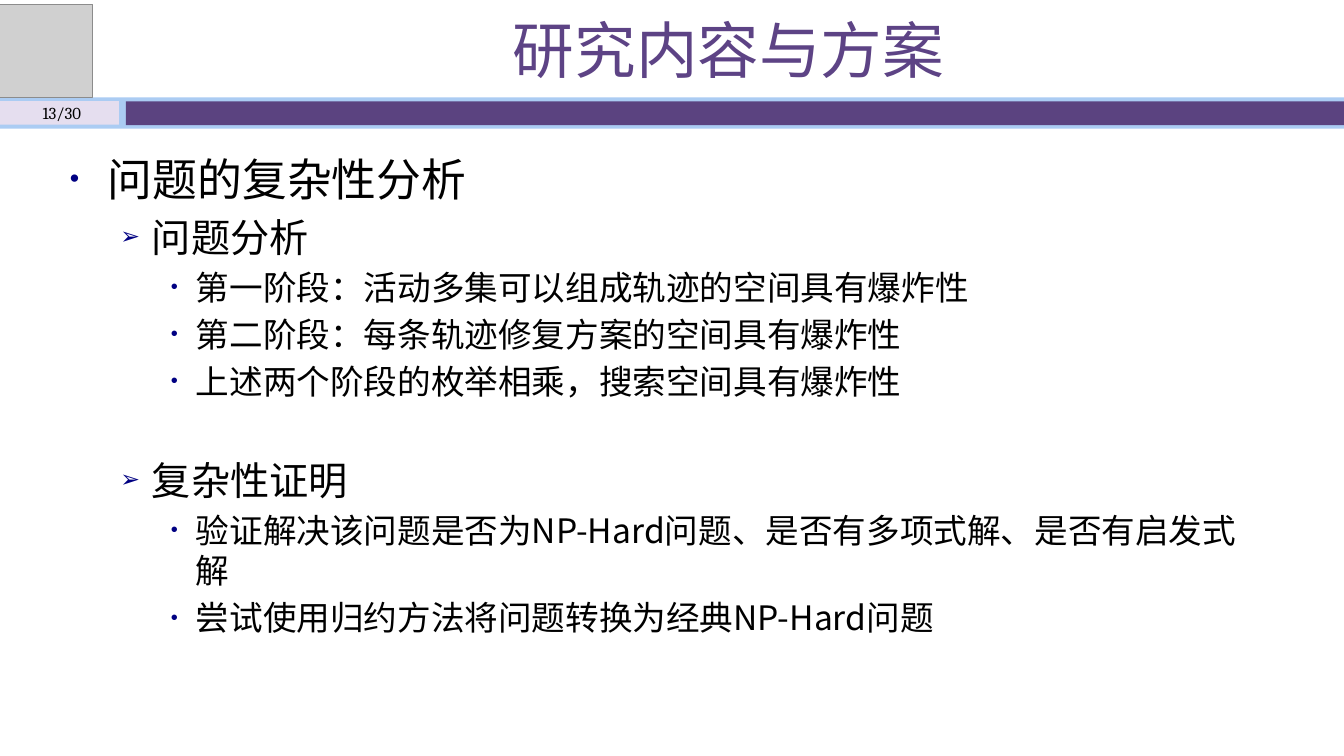
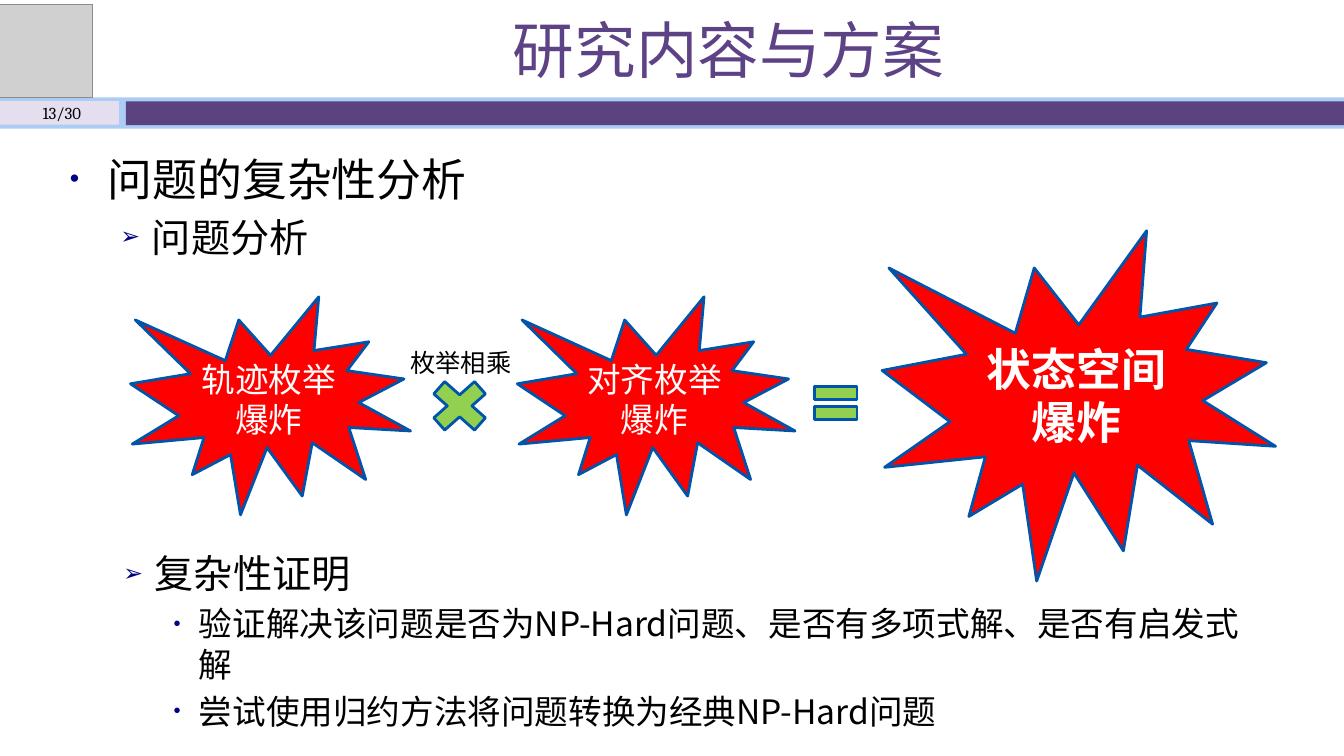
Before and after one commit to shawn47/0930, a slide deck: slide 13 of 开题答辩930.pptx. Drawn at 1344x756 pixels with LibreOffice and Linux fonts; fonts in the diff are those of the drawing; grey boxes stand for pictures. Boxes give left, top, right and bottom in pixels: in the first picture for what was removed or moved away, otherwise in the second. Text is boxed around its words. In the diff, an @@ line names an element or a change of style, - is before the commit and + after.

```diff
--- a/开题答辩930.pptx
+++ b/开题答辩930.pptx
@@ irregular seal added at bbox=[882, 231, 1275, 582], fill #FF0000, outline #0055AA 2 pt, 32 pt, text #FFFFFF, bold @@
+状态空间爆炸
@@ irregular seal added at bbox=[131, 296, 411, 514], fill #FF0000, outline #0055AA 2 pt, 24 pt, text #FFFFFF @@
+轨迹枚举爆炸
@@ text at bbox=[152, 271, 1236, 633]: paragraphs removed @@
-    • 第一阶段：活动多集可以组成轨迹的空间具有爆炸性
-    • 第二阶段：每条轨迹修复方案的空间具有爆炸性
-    • 上述两个阶段的枚举相乘，搜索空间具有爆炸性
-  ➢ 复杂性证明
-    • 验证解决该问题是否为NP-Hard问题、是否有多项式解、是否有启发式解
-    • 尝试使用归约方法将问题转换为经典NP-Hard问题
@@ irregular seal added at bbox=[517, 296, 796, 514], fill #FF0000, outline #0055AA 2 pt, 24 pt, text #FFFFFF @@
+对齐枚举爆炸
@@ text added at bbox=[410, 350, 511, 374], 18 pt, text #000000 @@
+枚举相乘
@@ cross added at bbox=[420, 371, 499, 441], fill #92D050, outline #0055AA 2 pt @@
@@ math equal added at bbox=[807, 375, 864, 431], fill #92D050, outline #0055AA 2 pt @@
@@ text added at bbox=[155, 555, 1239, 727], 24 pt, text #000000 @@
+  ➢ 复杂性证明
+    • 验证解决该问题是否为NP-Hard问题、是否有多项式解、是否有启发式解
+    • 尝试使用归约方法将问题转换为经典NP-Hard问题
```
Also in this commit, not shown: 21 other slides changed, 2 other files.
